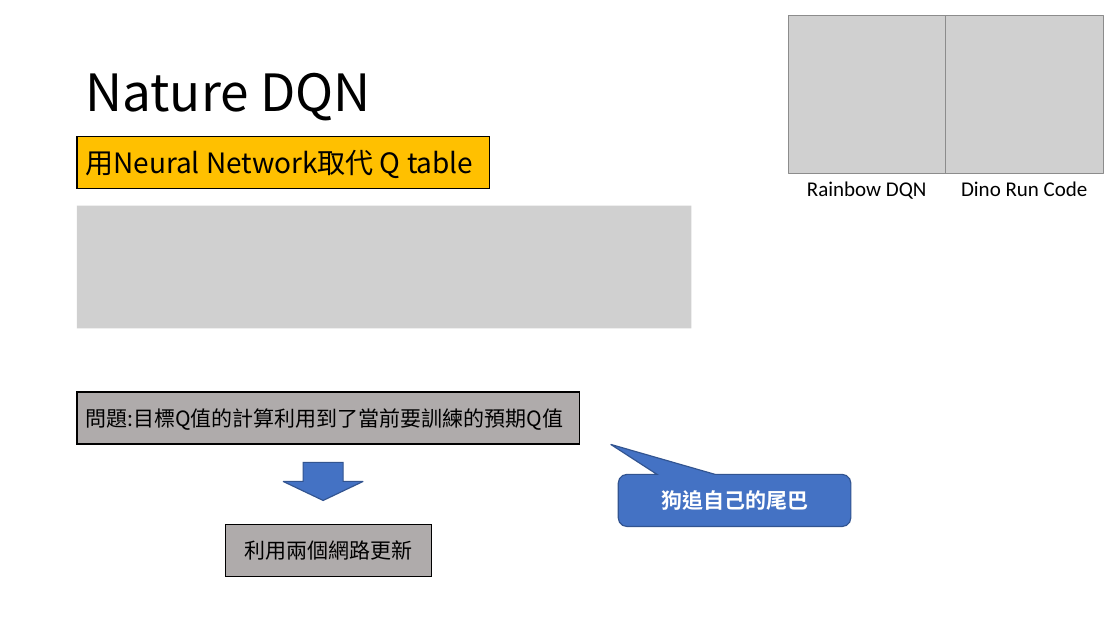
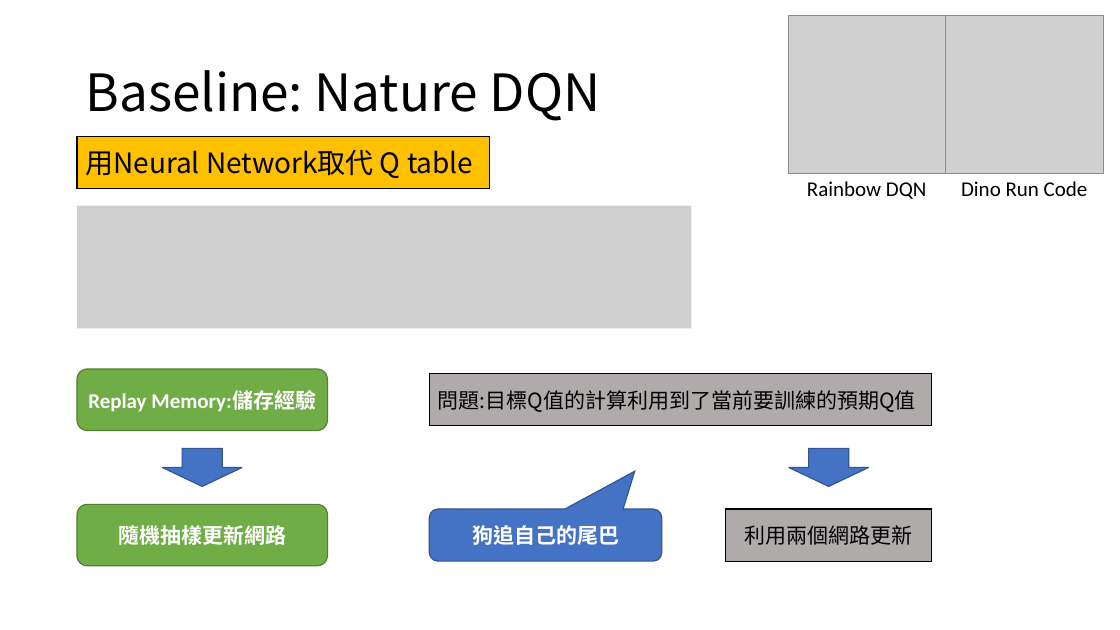
Before and after one commit to 312707047/Dino-Run-with-Rainbow-DQN, a slide deck: slide 11 of 107302002.pptx. Drawn at 1120x630 pixels with LibreOffice and Linux fonts; fonts in the diff are those of the drawing; grey boxes stand for pictures. Boxes give left, top, right and bottom in pixels: in the first picture for what was removed or moved away, otherwise in the second. Text is boxed around its words. In the diff, an @@ line names an element or a change of style, - is before the commit and + after.

```diff
--- a/107302002.pptx
+++ b/107302002.pptx
@@ title at [85, 70, 601, 121]: text changed @@
-Nature DQN
+Baseline: Nature DQN
@@ rounded rectangle added at [77, 369, 328, 430], fill #70AD47, outline #538035 1 pt, 18 pt, text #FFFFFF, bold @@
+Replay Memory:儲存經驗
@@ rectangle "問題:目標Q值的計算利用到了當前要訓練的預期Q值": place and size @@
-rectangle "問題:目標Q值的計算利用到了當前要訓練的預期Q值" at [77, 392, 580, 444]
+rectangle "問題:目標Q值的計算利用到了當前要訓練的預期Q值" at [429, 374, 932, 426]
@@ down arrow added at [162, 449, 242, 486], fill #4472C4, outline #325491 1 pt @@
@@ down arrow: place and size @@
-down arrow at [283, 462, 363, 500]
+down arrow at [789, 449, 869, 486]
@@ rounded rectangle added at [77, 504, 328, 565], fill #70AD47, outline #538035 1 pt, 18 pt, text #FFFFFF, bold @@
+隨機抽樣更新網路
@@ rounded speech box "狗追自己的尾巴": place and size @@
-rounded speech box "狗追自己的尾巴" at [618, 475, 851, 527]
+rounded speech box "狗追自己的尾巴" at [429, 509, 662, 561]
@@ rounded speech box "狗追自己的尾巴" at [429, 509, 662, 561]: proportions changed @@
@@ rectangle "利用兩個網路更新": place and size @@
-rectangle "利用兩個網路更新" at [225, 524, 431, 576]
+rectangle "利用兩個網路更新" at [726, 509, 932, 561]
```
Also in this commit, not shown: 1 other slide changed, 6 slides added, 25 other files.
